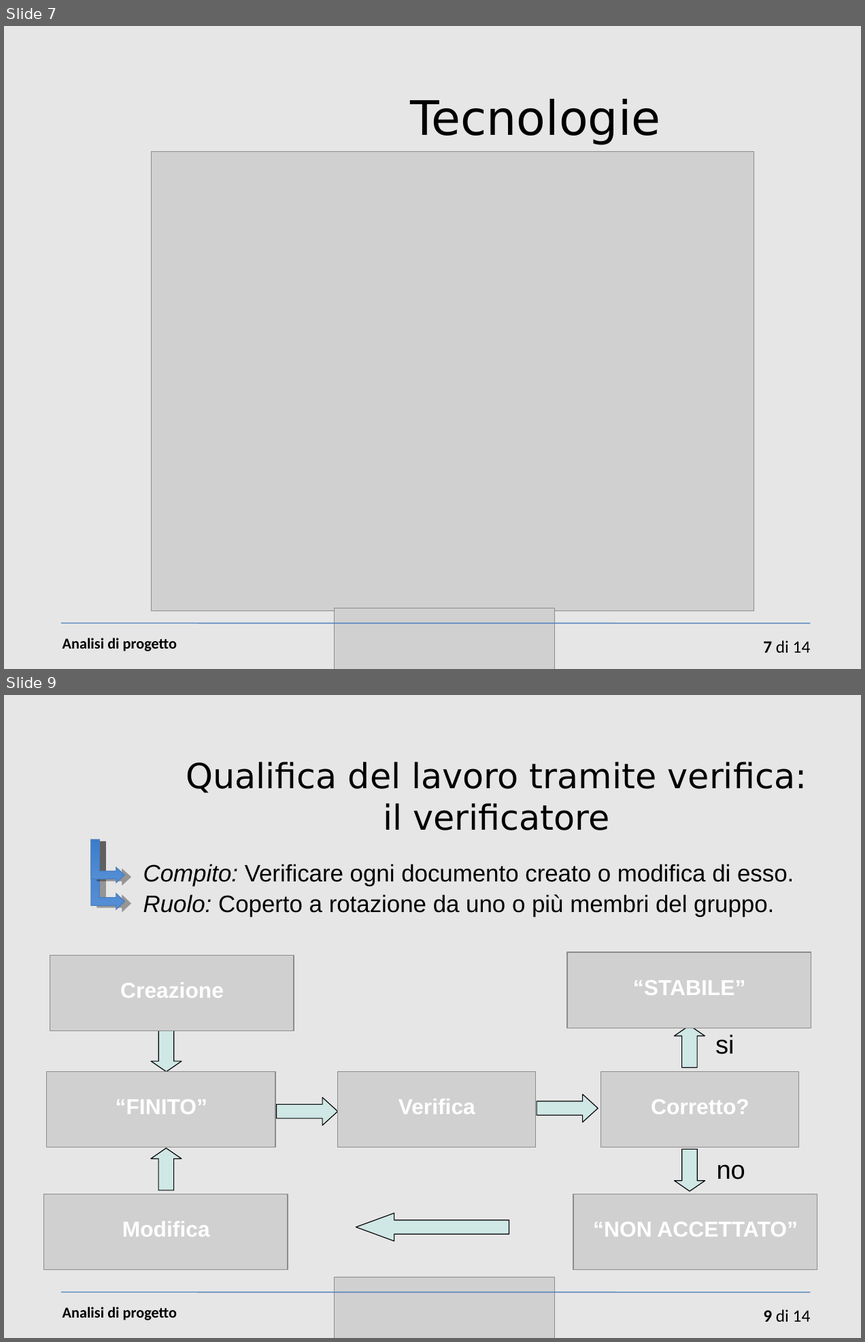
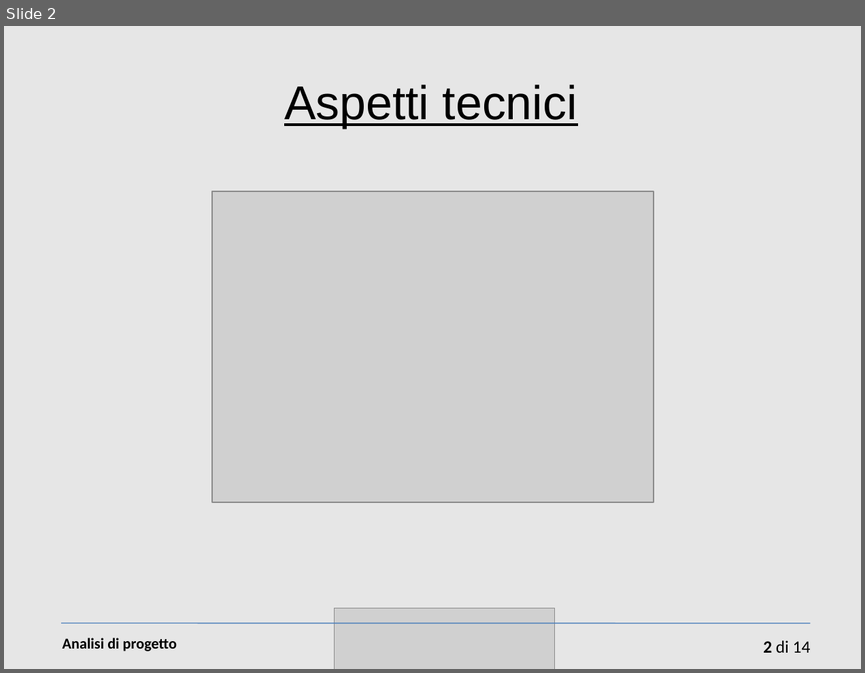
Before and after one commit to sevenfold-IS2011/woty_SGP, a slide deck: 2 dettagli tecnici/Presentazione-cap2.ppt. Shown one above the other, each under a label of ours: slides 7 and 9 before the commit, slide 2 after it; the slides between them are not shown. The pictures are 865x1342 and 865x673 pixels, drawn with LibreOffice and Linux fonts; fonts in the diff are those of the drawing; grey boxes stand for pictures. Boxes give left, top, right and bottom in pixels: in the first picture for what was removed or moved away, otherwise in the second. Text is boxed around its words. In the diff, an @@ line names an element or a change of style, - is before the commit and + after.

```diff
--- a/2 dettagli tecnici/Presentazione-cap2.ppt
+++ b/2 dettagli tecnici/Presentazione-cap2.ppt
@@ slide 9 removed at (x1=4, y1=695, x2=861, y2=1338), background #E6E6E6 @@
@@ text removed at (x1=186, y1=762, x2=806, y2=830) @@
-Qualifica del lavoro tramite verifica:
-il verificatore
@@ freeform shape removed at (x1=91, y1=840, x2=124, y2=883) @@
@@ freeform shape removed at (x1=92, y1=839, x2=125, y2=909) @@
@@ text removed at (x1=143, y1=864, x2=793, y2=886) @@
-Compito: Verificare ogni documento creato o modifica di esso.
@@ text removed at (x1=143, y1=894, x2=774, y2=917) @@
-Ruolo: Coperto a rotazione da uno o più membri del gruppo.
@@ picture removed at (x1=50, y1=955, x2=294, y2=1031) @@
@@ picture removed at (x1=567, y1=952, x2=811, y2=1028) @@
@@ text removed at (x1=633, y1=980, x2=745, y2=995) @@
-“STABILE”
@@ text removed at (x1=120, y1=982, x2=224, y2=998) @@
-Creazione
@@ down arrow removed at (x1=151, y1=1030, x2=181, y2=1071) @@
@@ up arrow removed at (x1=674, y1=1025, x2=704, y2=1068) @@
@@ text removed at (x1=715, y1=1034, x2=734, y2=1054) @@
-si
@@ picture removed at (x1=47, y1=1071, x2=275, y2=1147) @@
@@ picture removed at (x1=338, y1=1071, x2=536, y2=1147) @@
@@ picture removed at (x1=601, y1=1071, x2=800, y2=1147) @@
@@ text removed at (x1=116, y1=1099, x2=207, y2=1114) @@
-“FINITO”
@@ right arrow removed at (x1=277, y1=1097, x2=339, y2=1125) @@
@@ text removed at (x1=398, y1=1098, x2=475, y2=1114) @@
-Verifica
@@ right arrow removed at (x1=536, y1=1094, x2=598, y2=1122) @@
@@ text removed at (x1=651, y1=1099, x2=749, y2=1114) @@
-Corretto?
@@ up arrow removed at (x1=151, y1=1149, x2=181, y2=1190) @@
@@ down arrow removed at (x1=674, y1=1149, x2=704, y2=1191) @@
@@ text removed at (x1=717, y1=1164, x2=745, y2=1179) @@
-no
@@ picture removed at (x1=43, y1=1194, x2=288, y2=1270) @@
@@ picture removed at (x1=573, y1=1194, x2=817, y2=1270) @@
@@ text removed at (x1=122, y1=1221, x2=210, y2=1236) @@
-Modifica
@@ left arrow removed at (x1=356, y1=1212, x2=509, y2=1241) @@
@@ text removed at (x1=593, y1=1221, x2=798, y2=1236) @@
-“NON ACCETTATO”
@@ picture removed at (x1=334, y1=1276, x2=555, y2=1338) @@
@@ line removed from (62, 1292) to (810, 1292) @@
@@ text removed at (x1=62, y1=1306, x2=177, y2=1320) @@
-Analisi di progetto
@@ page number removed at (x1=763, y1=1309, x2=810, y2=1321) @@
-9 di 14
@@ what was slide 7 is now slide 2 @@
@@ slide 2 changed as well @@
@@ title added at (x1=284, y1=84, x2=577, y2=129), 44 pt, text #000000, underline @@
+Aspetti tecnici
@@ text removed at (x1=411, y1=99, x2=661, y2=145) @@
-Tecnologie
@@ picture resized from (x1=152, y1=151, x2=754, y2=610) to (x1=212, y1=192, x2=654, y2=503) @@
@@ page number at (x1=763, y1=640, x2=810, y2=652): text changed @@
-7 di 14
+2 di 14
```
Also in this commit, not shown: 1 other slide changed, 7 slides added, 11 other slides removed, 1 other file.
